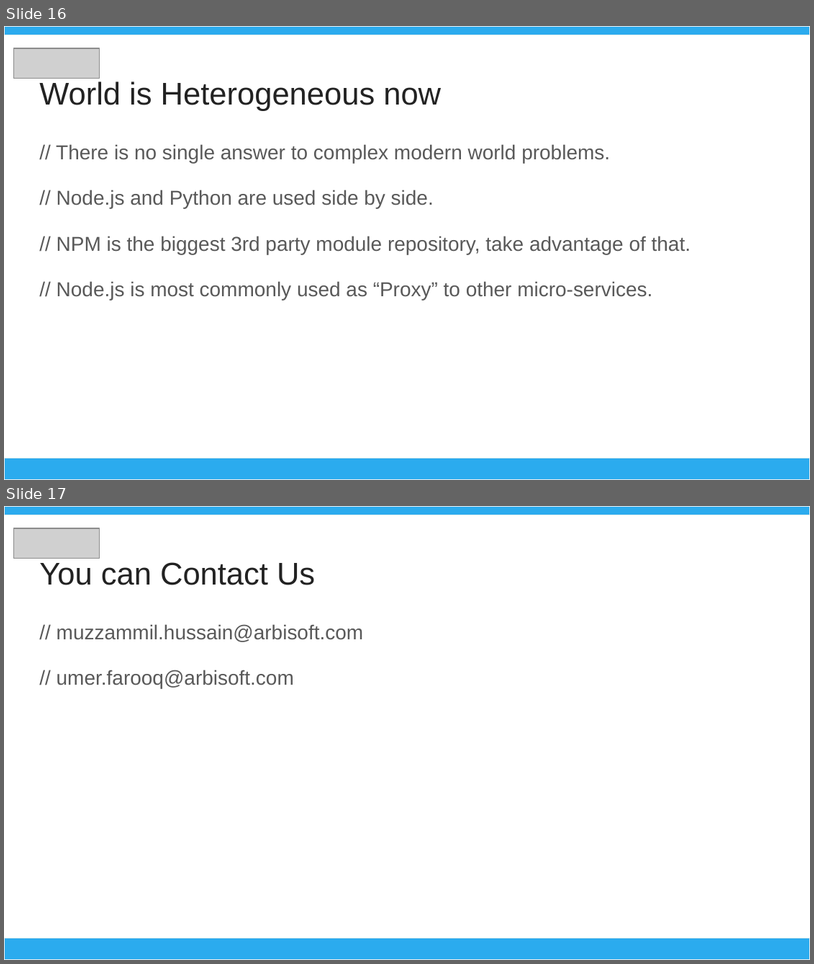
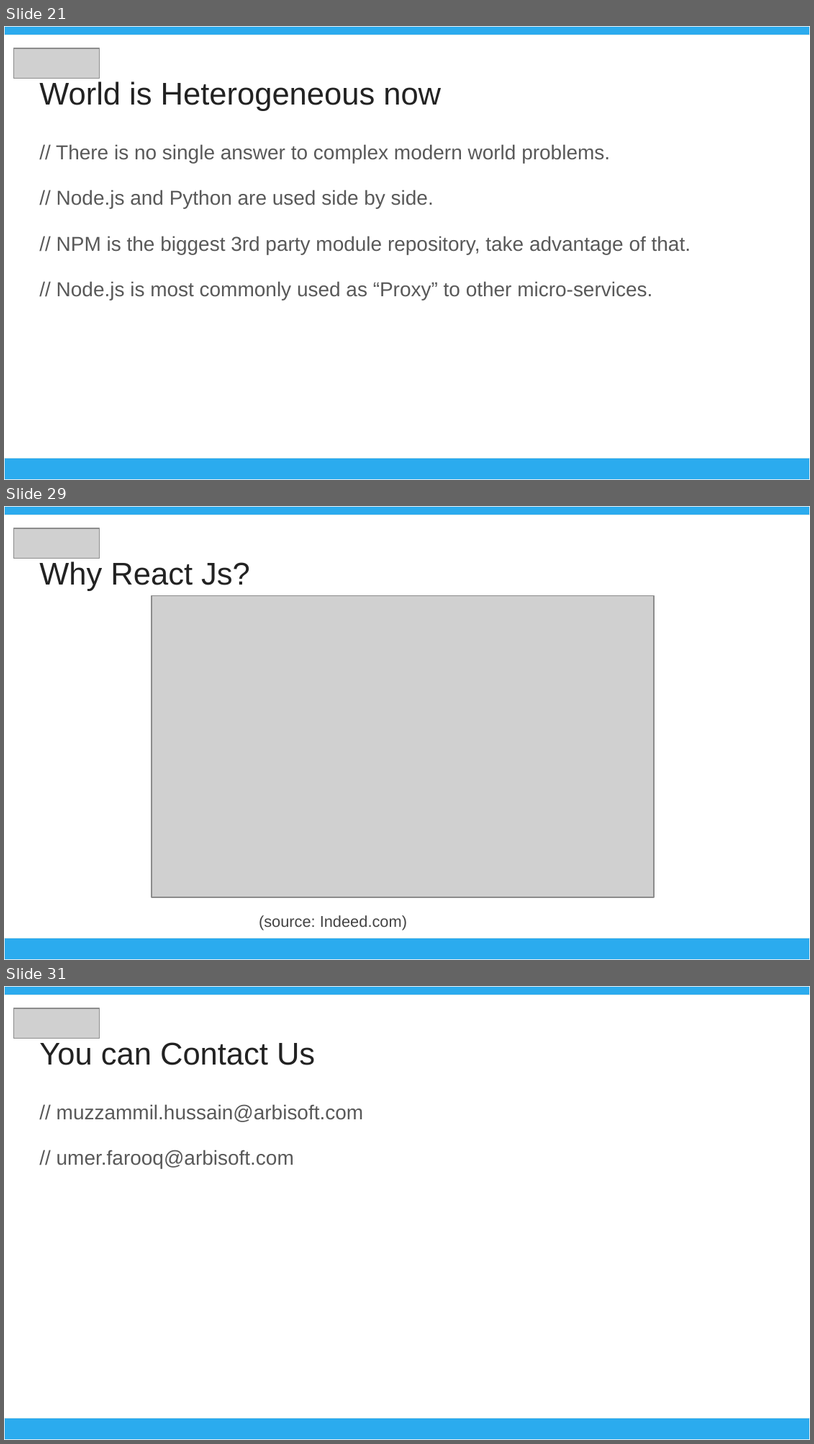
Before and after one commit to muzzammil-hussain/umt_workshop_1803, a slide deck: Advance_Web_Technologies.pptx. Shown one above the other, each under a label of ours: slides 16 and 17 before the commit, slides 21, 29 and 31 after it; the slides between them are not shown. The pictures are 814x964 and 814x1444 pixels, drawn with LibreOffice and Linux fonts; fonts in the diff are those of the drawing; grey boxes stand for pictures. Boxes give left, top, right and bottom in pixels: in the first picture for what was removed or moved away, otherwise in the second. Text is boxed around its words. In the diff, an @@ line names an element or a change of style, - is before the commit and + after.

```diff
--- a/Advance_Web_Technologies.pptx
+++ b/Advance_Web_Technologies.pptx
@@ slide 29 added at (x1=4, y1=506, x2=810, y2=960), background #FFFFFF @@
@@ rectangle added at (x1=4, y1=506, x2=810, y2=515), fill #2BABEE, outline #EFEFEF 0.75 pt @@
@@ picture added at (x1=13, y1=528, x2=99, y2=559) @@
@@ title added at (x1=39, y1=561, x2=250, y2=591), 28 pt, text #222222 @@
+Why React Js?
@@ picture added at (x1=152, y1=595, x2=654, y2=897) @@
@@ text added at (x1=259, y1=915, x2=407, y2=929), 14 pt, text #434343 @@
+(source: Indeed.com)
@@ rectangle added at (x1=4, y1=937, x2=810, y2=959), fill #2BABEE, outline #EFEFEF 0.75 pt @@
@@ what was slide 16 is now slide 21 @@
@@ what was slide 17 is now slide 31 @@
```
Also in this commit, not shown: 13 other slides added.
